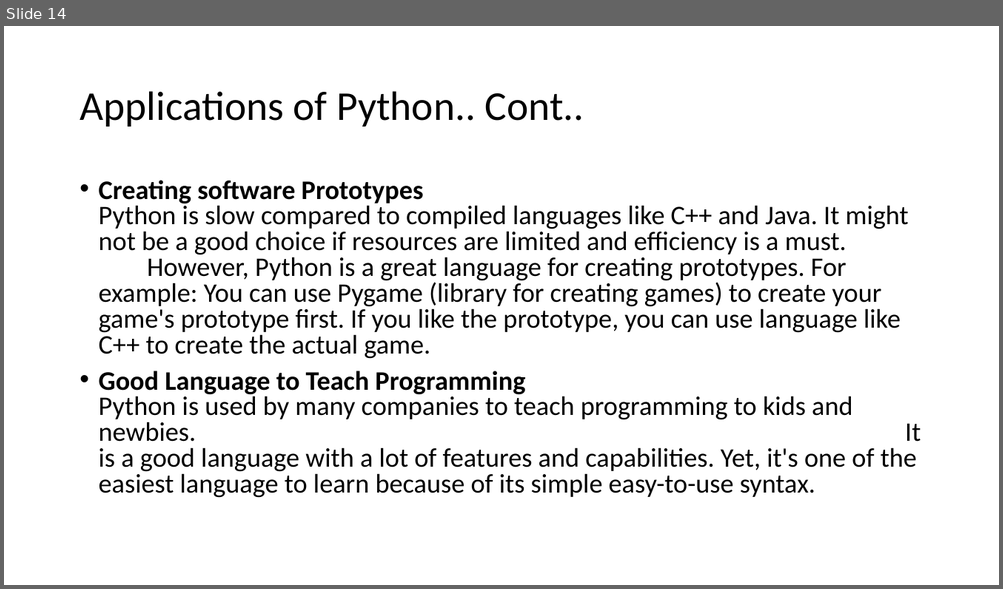
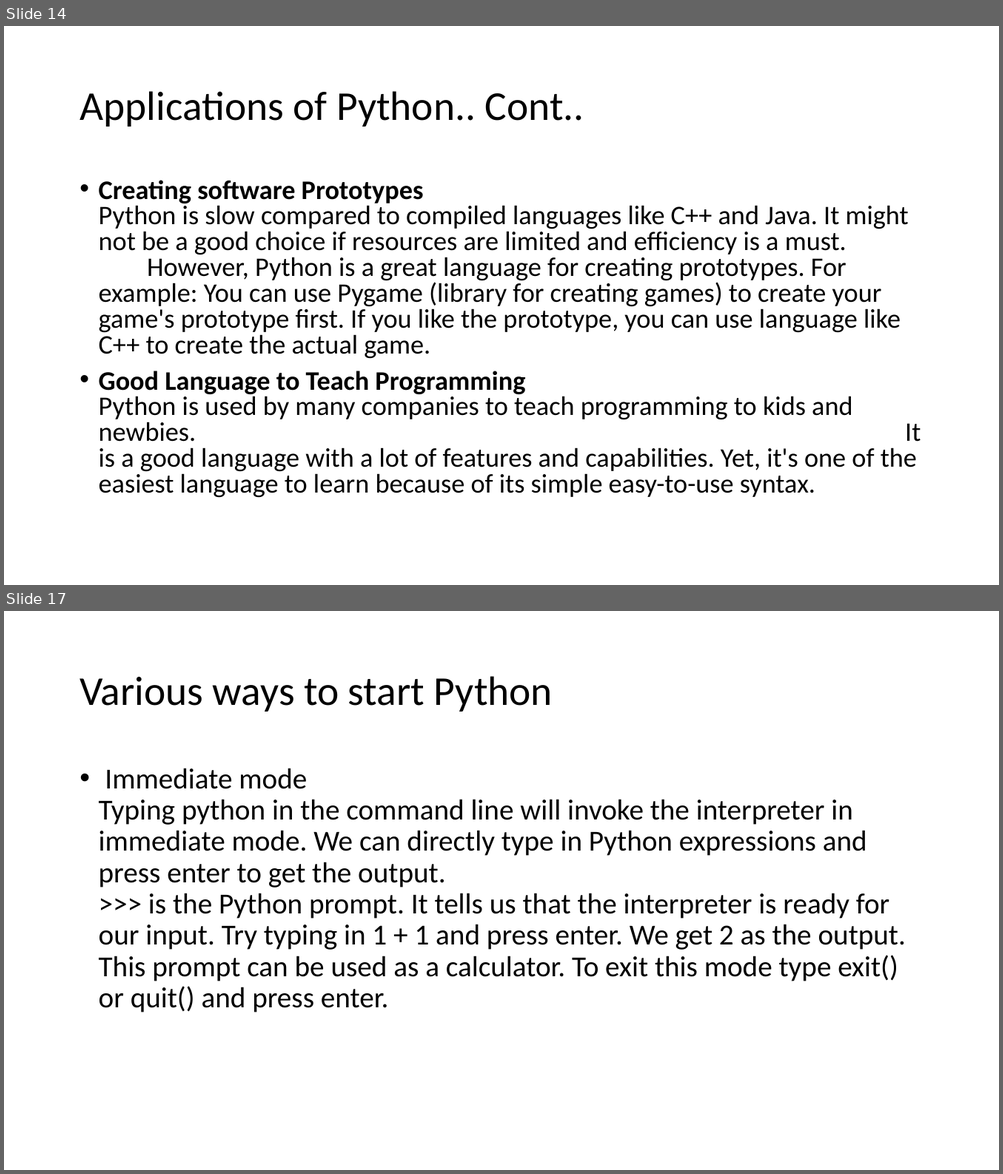
Before and after one commit to sumitshankar1126/Python-Introduction-, a slide deck: IntroductionOfPython.pptx. Shown one above the other, each under a label of ours: slide 14 before the commit, slides 14 and 17 after it; the slides between them are not shown. The pictures are 1003x589 and 1003x1174 pixels, drawn with LibreOffice and Linux fonts; fonts in the diff are those of the drawing. Boxes give left, top, right and bottom in pixels: in the first picture for what was removed or moved away, otherwise in the second. Text is boxed around its words. In the diff, an @@ line names an element or a change of style, - is before the commit and + after.

```diff
--- a/IntroductionOfPython.pptx
+++ b/IntroductionOfPython.pptx
@@ slide 17 added at bbox=[4, 611, 999, 1170], background #FFFFFF @@
@@ title added at bbox=[79, 676, 552, 712], 39.6 pt, text #000000 @@
+Various ways to start Python
@@ text added at bbox=[99, 768, 905, 1013], 28 pt, text #000000 @@
+• Immediate mode Typing python in the command line will invoke the interpreter in immediate mode. We can directly type in Python expressions and press enter to get the output. >>> is the Python prompt. It tells us that the interpreter is ready for our input. Try typing in 1 + 1 and press enter. We get 2 as the output. This prompt can be used as a calculator. To exit this mode type exit() or quit() and press enter.
```
Also in this commit, not shown: 6 other slides added.
